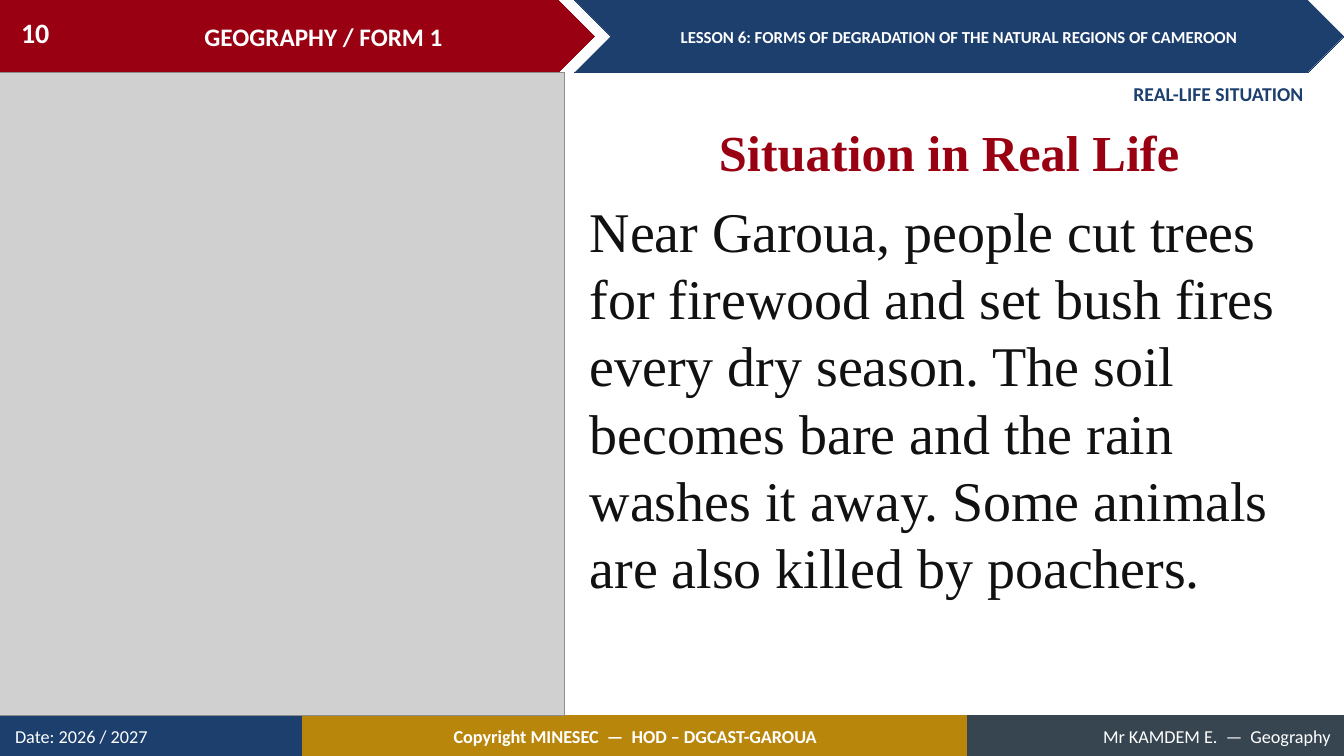
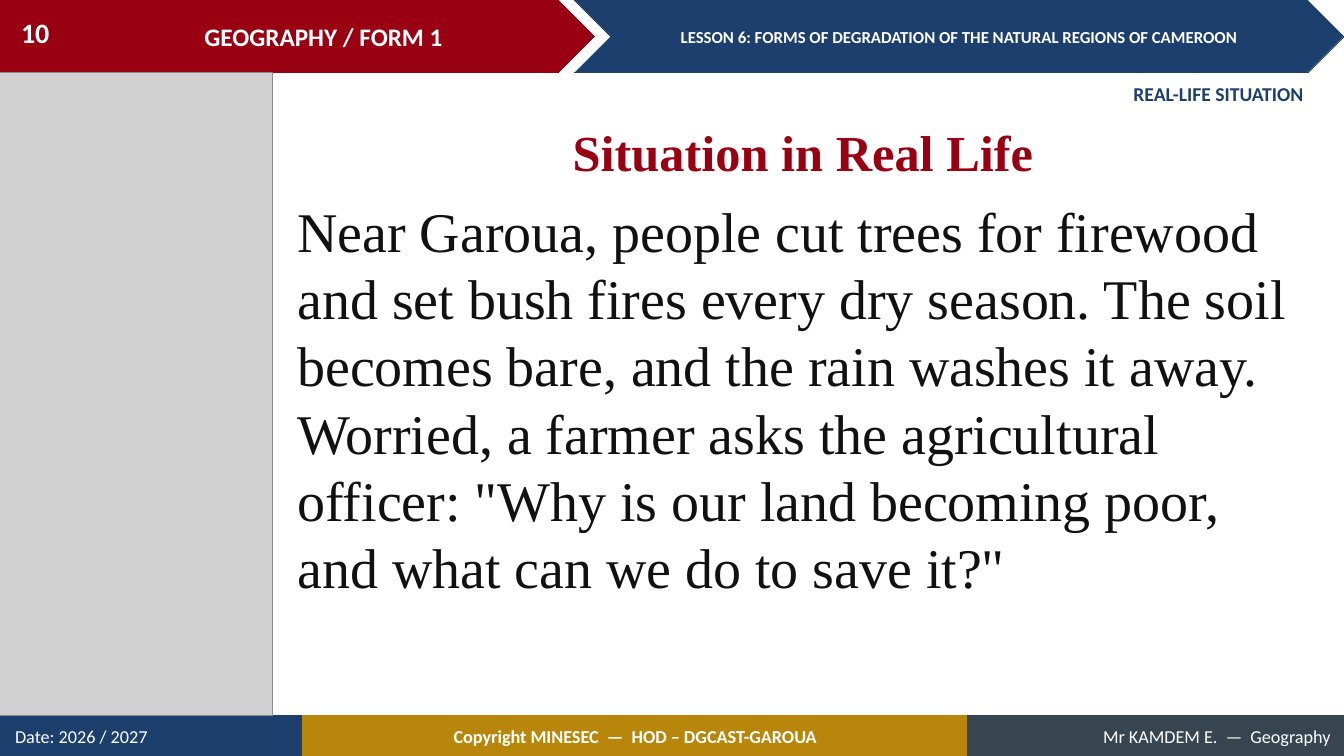
Before and after one commit to Berthautk/linea-github, a slide deck: slide 10 of lecons/F1/10_F1_M2_L06_Forms_of_Degradation_of_the_Natural_Regions_of_Cameroon.pptx. Drawn at 1344x756 pixels with LibreOffice and Linux fonts; fonts in the diff are those of the drawing; grey boxes stand for pictures. Boxes give left, top, right and bottom in pixels: in the first picture for what was removed or moved away, otherwise in the second. Text is boxed around its words. In the diff, an @@ line names an element or a change of style, - is before the commit and + after.

```diff
--- a/lecons/F1/10_F1_M2_L06_Forms_of_Degradation_of_the_Natural_Regions_of_Cameroon.pptx
+++ b/lecons/F1/10_F1_M2_L06_Forms_of_Degradation_of_the_Natural_Regions_of_Cameroon.pptx
@@ picture resized from (x1=0, y1=73, x2=565, y2=716) to (x1=0, y1=73, x2=272, y2=716) @@
@@ text "Situation in Real Life" moved from (x1=719, y1=135, x2=1179, y2=172) to (x1=573, y1=135, x2=1033, y2=172) @@
@@ text at (x1=297, y1=212, x2=1286, y2=589): text changed @@
-Near Garoua, people cut trees for firewood and set bush fires every dry season. The soil becomes bare and the rain washes it away. Some animals are also killed by poachers.
+Near Garoua, people cut trees for firewood and set bush fires every dry season. The soil becomes bare, and the rain washes it away. Worried, a farmer asks the agricultural officer: "Why is our land becoming poor, and what can we do to save it?"
```
Also in this commit, not shown: 20 other slides changed, 13 slides added, 2 slides removed, 31 other files.
